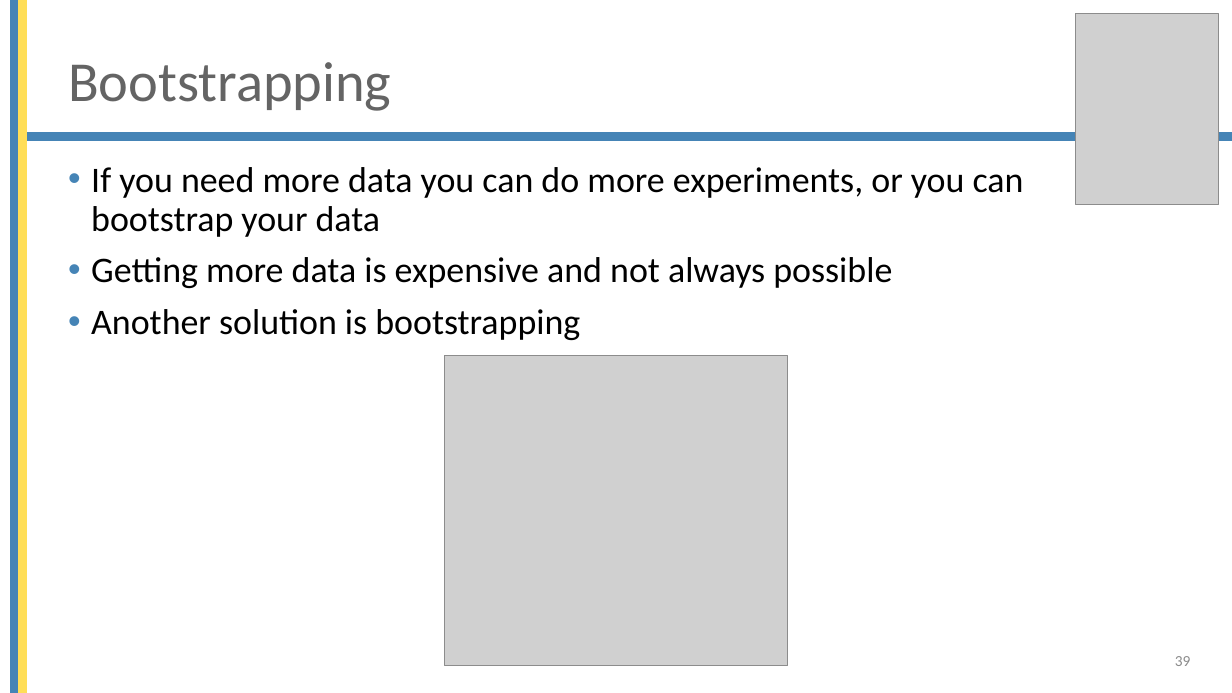
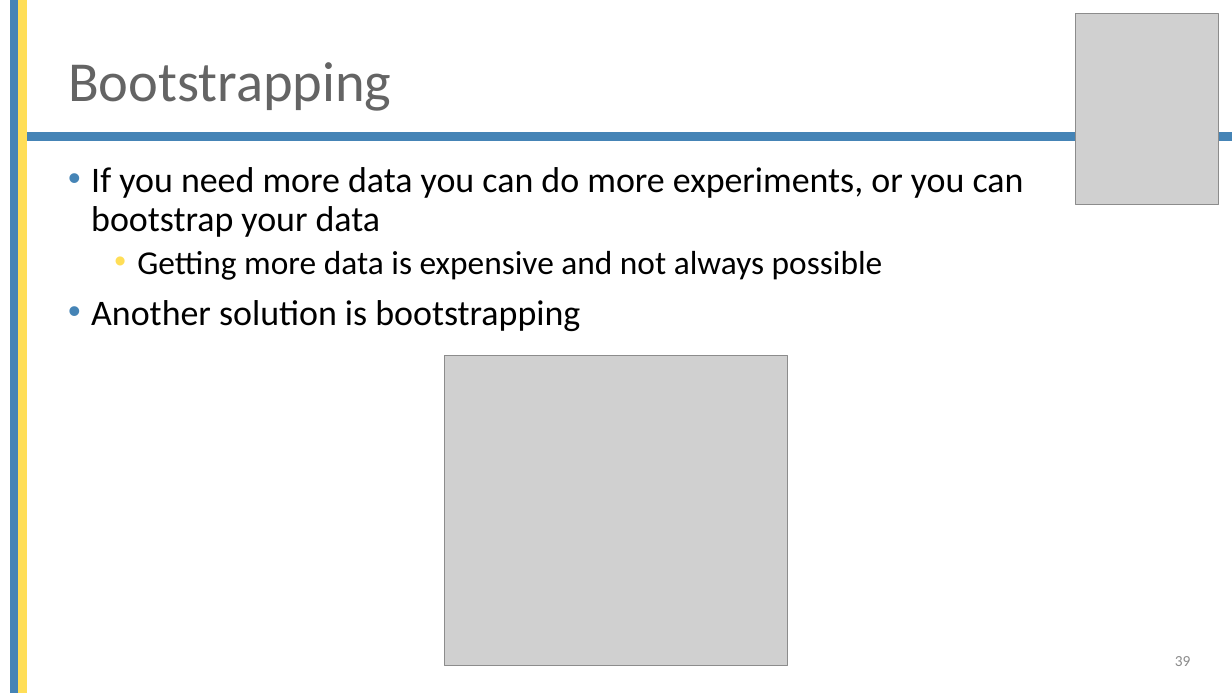
Before and after one commit to mjochen/Cello_AI, a slide deck: slide 39 of ppts/6 - Models.pptx. Drawn at 1232x693 pixels with LibreOffice and Linux fonts; fonts in the diff are those of the drawing; grey boxes stand for pictures; background and template pictures are left out. Boxes give left, top, right and bottom in pixels: in the first picture for what was removed or moved away, otherwise in the second. Text is boxed around its words. In the diff, an @@ line names an element or a change of style, - is before the commit and + after.

```diff
--- a/ppts/6 - Models.pptx
+++ b/ppts/6 - Models.pptx
@@ text at box(137, 251, 883, 280): size 28 to 26 pt in "Getting more data is expensive and not ..."; list level 1 to 2 in "Getting more data is expensive ..."; bullet colour #4584B6 to #FFDE57 @@
```
Also in this commit, not shown: 4 other slides changed, 5 other files.
